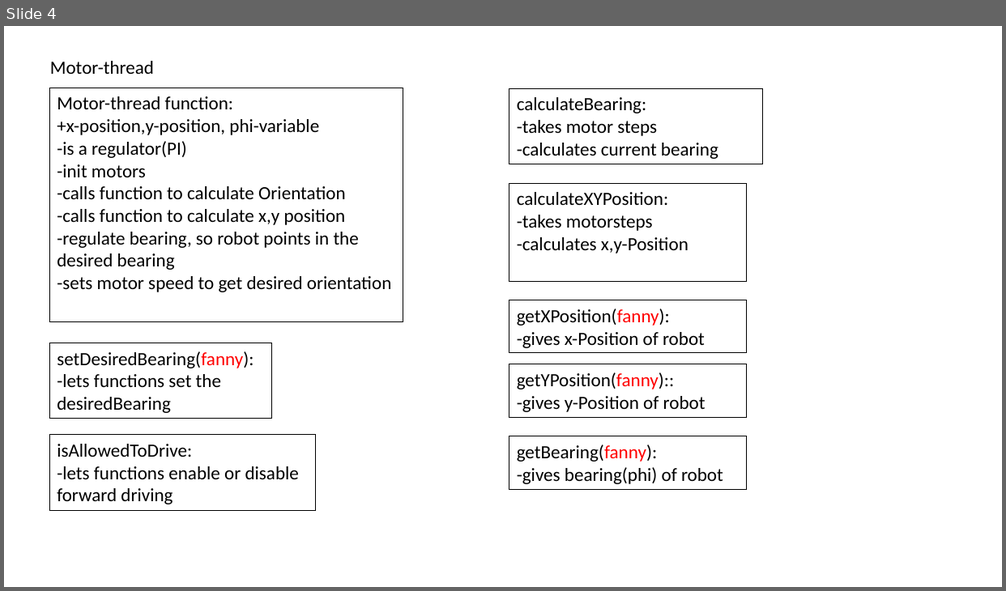
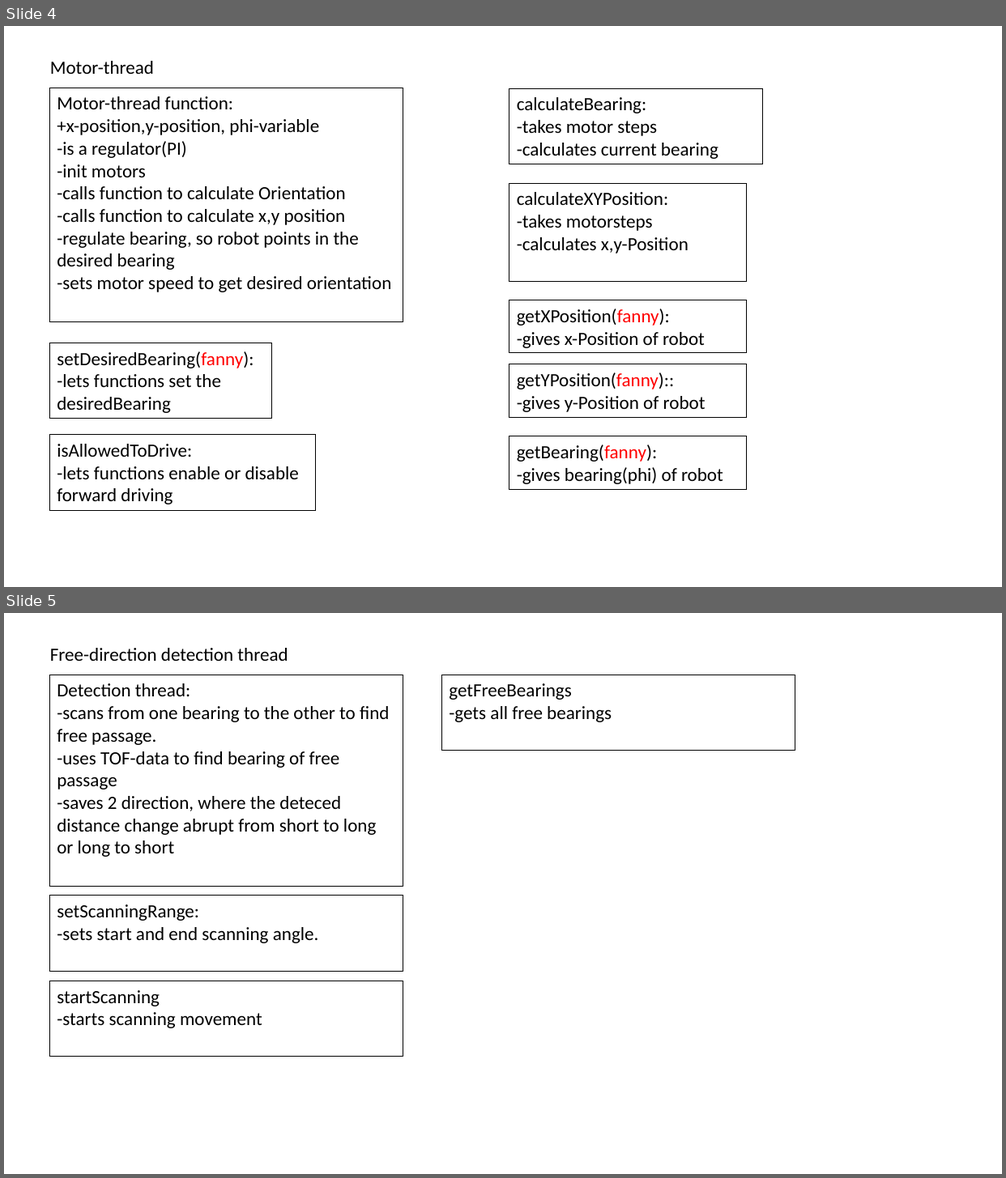
Before and after one commit to micht1/MicroinformaticsProject, a slide deck: ProjectDescribtions/MicroinformaticProgrammDescribtion.pptx. Shown one above the other, each under a label of ours: slide 4 before the commit, slides 4 and 5 after it. The pictures are 1006x591 and 1006x1178 pixels, drawn with LibreOffice and Linux fonts; fonts in the diff are those of the drawing. Boxes give left, top, right and bottom in pixels: in the first picture for what was removed or moved away, otherwise in the second. Text is boxed around its words. In the diff, an @@ line names an element or a change of style, - is before the commit and + after.

```diff
--- a/ProjectDescribtions/MicroinformaticProgrammDescribtion.pptx
+++ b/ProjectDescribtions/MicroinformaticProgrammDescribtion.pptx
@@ slide 5 added at box(4, 613, 1002, 1174), background #FFFFFF @@
@@ text added at box(50, 648, 288, 661), 18 pt, text #000000 @@
+Free-direction detection thread
@@ rectangle added at box(49, 675, 403, 886), outline #000000 0.75 pt, 18 pt, text #000000 @@
+Detection thread:
+-scans from one bearing to the other to find free passage.
+-uses TOF-data to find bearing of free passage
+-saves 2 direction, where the deteced distance change abrupt from short to long or long to short
@@ rectangle added at box(442, 675, 795, 750), outline #000000 0.75 pt, 18 pt, text #000000 @@
+getFreeBearings
+-gets all free bearings
@@ rectangle added at box(49, 896, 403, 972), outline #000000 0.75 pt, 18 pt, text #000000 @@
+setScanningRange:
+-sets start and end scanning angle.
@@ rectangle added at box(49, 982, 403, 1057), outline #000000 0.75 pt, 18 pt, text #000000 @@
+startScanning
+-starts scanning movement
```
Also in this commit, not shown: 2 slides changed, 1 other slide added.
